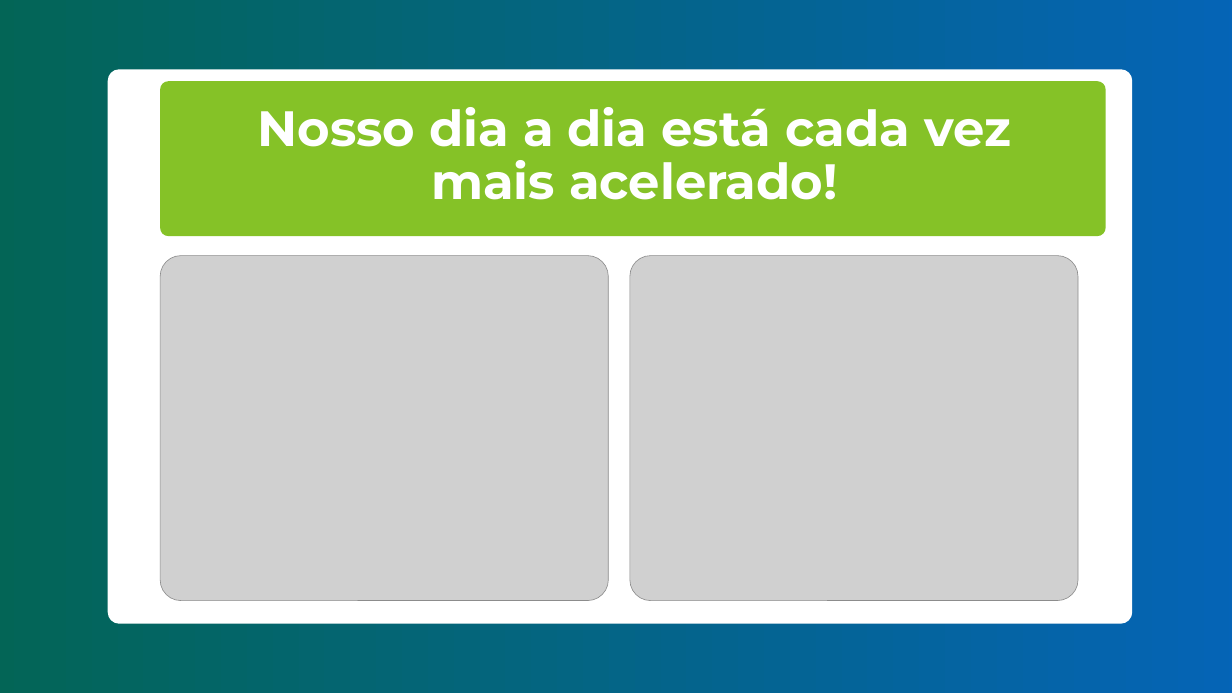
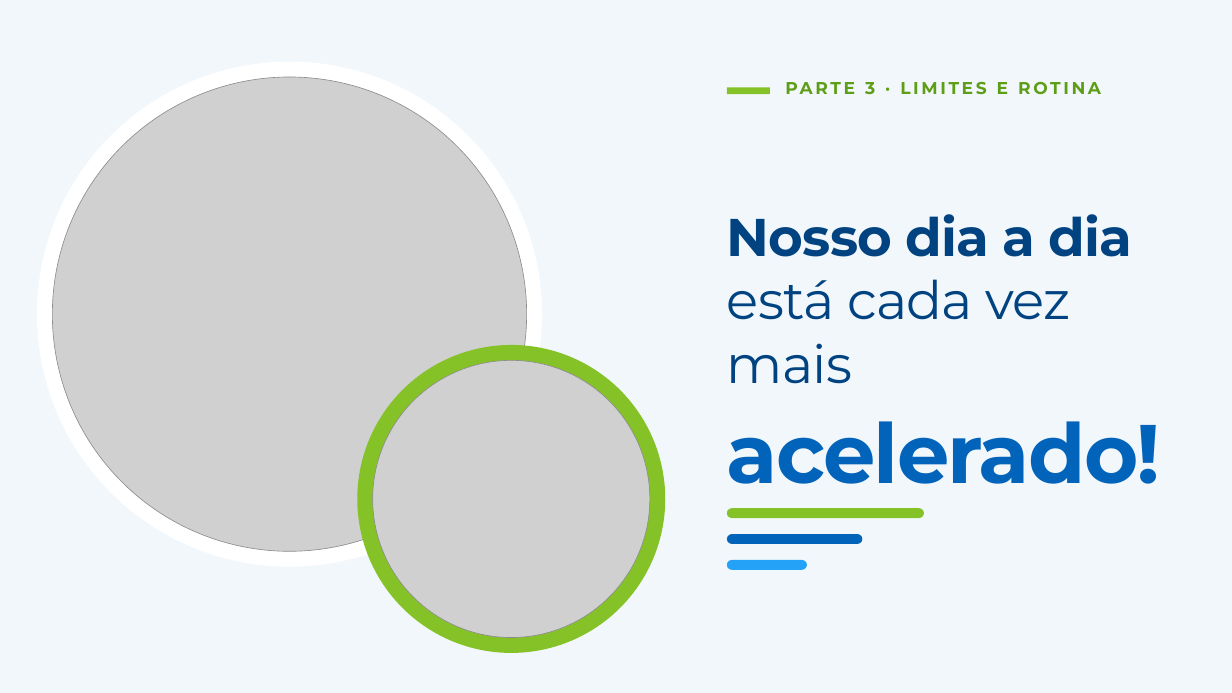
Before and after one commit to freelasrabbit-sys/logo, a slide deck: slide 21 of apresentacoes/aula-2/aula-2-integra.pptx. Drawn at 1232x693 pixels with LibreOffice and Linux fonts; fonts in the diff are those of the drawing; grey boxes stand for pictures; background and template pictures are left out; a plain dark background stands for a picture behind light text. Boxes give left, top, right and bottom in pixels: in the first picture for what was removed or moved away, otherwise in the second. Text is boxed around its words. In the diff, an @@ line names an element or a change of style, - is before the commit and + after.

```diff
--- a/apresentacoes/aula-2/aula-2-integra.pptx
+++ b/apresentacoes/aula-2/aula-2-integra.pptx
@@ background picture (left out) to #FFFFFF @@
@@ freeform shape removed at bbox=[0, 0, 1232, 693] @@
@@ rectangle added at bbox=[0, 0, 1232, 693], fill #F2F7FB @@
@@ ellipse added at bbox=[37, 62, 542, 567], fill #FFFFFF @@
@@ picture: place and size @@
-picture at bbox=[160, 256, 609, 601]
+picture at bbox=[52, 77, 527, 551]
@@ freeform shape removed at bbox=[108, 69, 1132, 623] @@
@@ freeform shape removed at bbox=[160, 81, 1106, 237] @@
@@ rectangle added at bbox=[727, 87, 770, 94], fill #85C227 @@
@@ text added at bbox=[865, 82, 973, 95], 20 pt, text #5E9E17, bold @@
+PARTE 3 · LIMITES E ROTINA
@@ text "Nosso dia a dia" at bbox=[727, 214, 1133, 384]: vertical alignment middle to bottom @@
@@ text at bbox=[727, 214, 1133, 384]: text changed; size 58 to 62 pt; text colour #FFFFFF to #004380; bold off @@
-Nosso dia a dia está cada vez
-mais acelerado!
+Nosso dia a dia
+está cada vez mais
@@ ellipse added at bbox=[357, 345, 665, 653], fill #85C227 @@
@@ picture: place and size @@
-picture at bbox=[630, 256, 1078, 601]
+picture at bbox=[373, 360, 650, 638]
@@ text added at bbox=[727, 421, 1161, 484], 97 pt, text #0263BA, bold @@
+acelerado!
@@ picture removed at bbox=[0, 459, 256, 693] @@
@@ rounded rectangle added at bbox=[727, 508, 924, 518], fill #85C227 @@
@@ rounded rectangle added at bbox=[727, 534, 862, 544], fill #0263BA @@
@@ rounded rectangle added at bbox=[727, 560, 807, 570], fill #24A2F7 @@
```
Also in this commit, not shown: 23 other slides changed, 1 slide added, 1 slide removed, 1 other file.
